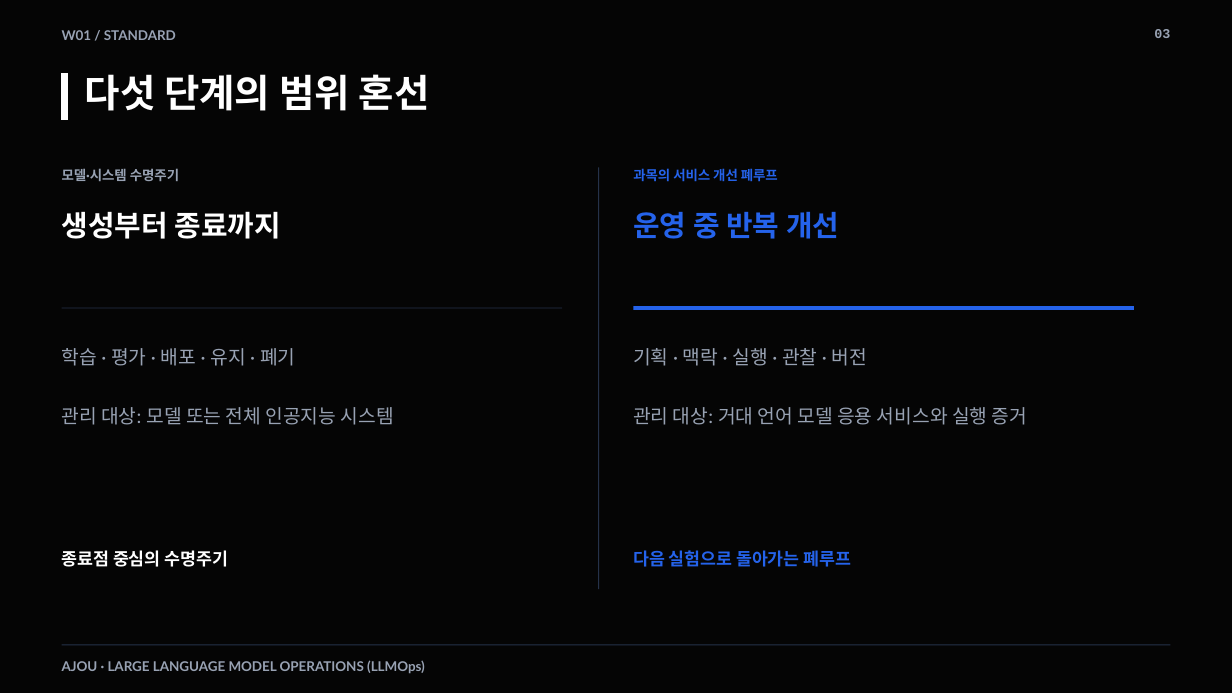
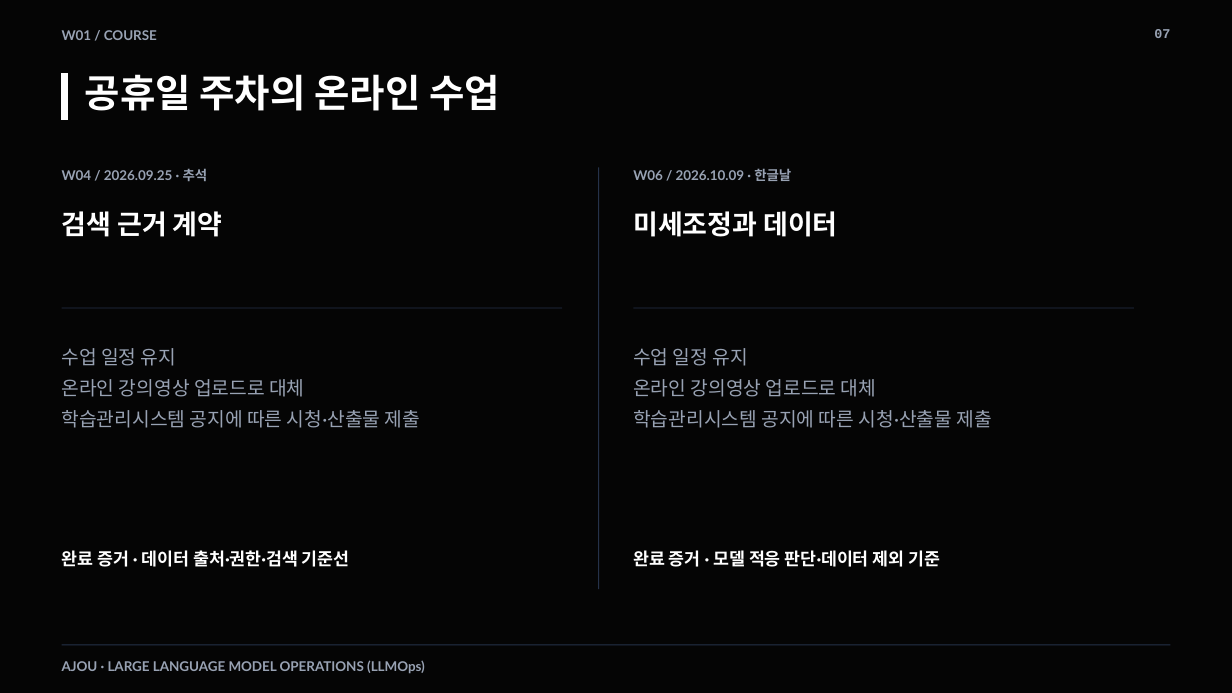
Before and after one commit to smilesjcha/llmops-16week, a slide deck: slide 7 of week01/lecture/01_week1_llmops_kickoff.pptx (slide 3 before the commit). Drawn at 1232x693 pixels with LibreOffice and Linux fonts; fonts in the diff are those of the drawing. Boxes give left, top, right and bottom in pixels: in the first picture for what was removed or moved away, otherwise in the second. Text is boxed around its words. In the diff, an @@ line names an element or a change of style, - is before the commit and + after.

```diff
--- a/week01/lecture/01_week1_llmops_kickoff.pptx
+++ b/week01/lecture/01_week1_llmops_kickoff.pptx
@@ text at [1154, 29, 1170, 38]: text changed @@
-03
+07
@@ text at [62, 30, 157, 40]: text changed @@
-W01 / STANDARD
+W01 / COURSE
@@ text at [85, 74, 500, 111]: text changed @@
-다섯 단계의 범위 혼선
+공휴일 주차의 온라인 수업
@@ text at [62, 168, 208, 181]: text changed @@
-모델·시스템 수명주기
+W04 / 2026.09.25 · 추석
@@ text at [633, 169, 791, 181]: text changed; text colour #2563EB to #98A2B3 @@
-과목의 서비스 개선 폐루프
+W06 / 2026.10.09 · 한글날
@@ text at [62, 211, 223, 237]: text changed; size 22.5 to 21 pt @@
-생성부터 종료까지
+검색 근거 계약
@@ text at [633, 211, 837, 237]: text changed; size 22.5 to 21 pt; text colour #2563EB to #FFFFFF @@
-운영 중 반복 개선
+미세조정과 데이터
@@ line (633, 308) - (1134, 308): stroke #2563EB 3 pt to #25324A 0.75 pt @@
@@ text at [62, 348, 420, 428]: text changed @@
-학습 · 평가 · 배포 · 유지 · 폐기
-관리 대상: 모델 또는 전체 인공지능 시스템
+수업 일정 유지
+온라인 강의영상 업로드로 대체
+학습관리시스템 공지에 따른 시청·산출물 제출
@@ text at [633, 348, 992, 428]: text changed @@
-기획 · 맥락 · 실행 · 관찰 · 버전
-관리 대상: 거대 언어 모델 응용 서비스와 실행 증거
+수업 일정 유지
+온라인 강의영상 업로드로 대체
+학습관리시스템 공지에 따른 시청·산출물 제출
@@ text at [62, 550, 350, 567]: text changed @@
-종료점 중심의 수명주기
+완료 증거 · 데이터 출처·권한·검색 기준선
@@ text at [633, 550, 940, 567]: text changed; text colour #2563EB to #FFFFFF @@
-다음 실험으로 돌아가는 폐루프
+완료 증거 · 모델 적응 판단·데이터 제외 기준
```
Also in this commit, not shown: 12 other slides changed, 3 slides added, 3 slides removed, 16 other files.
